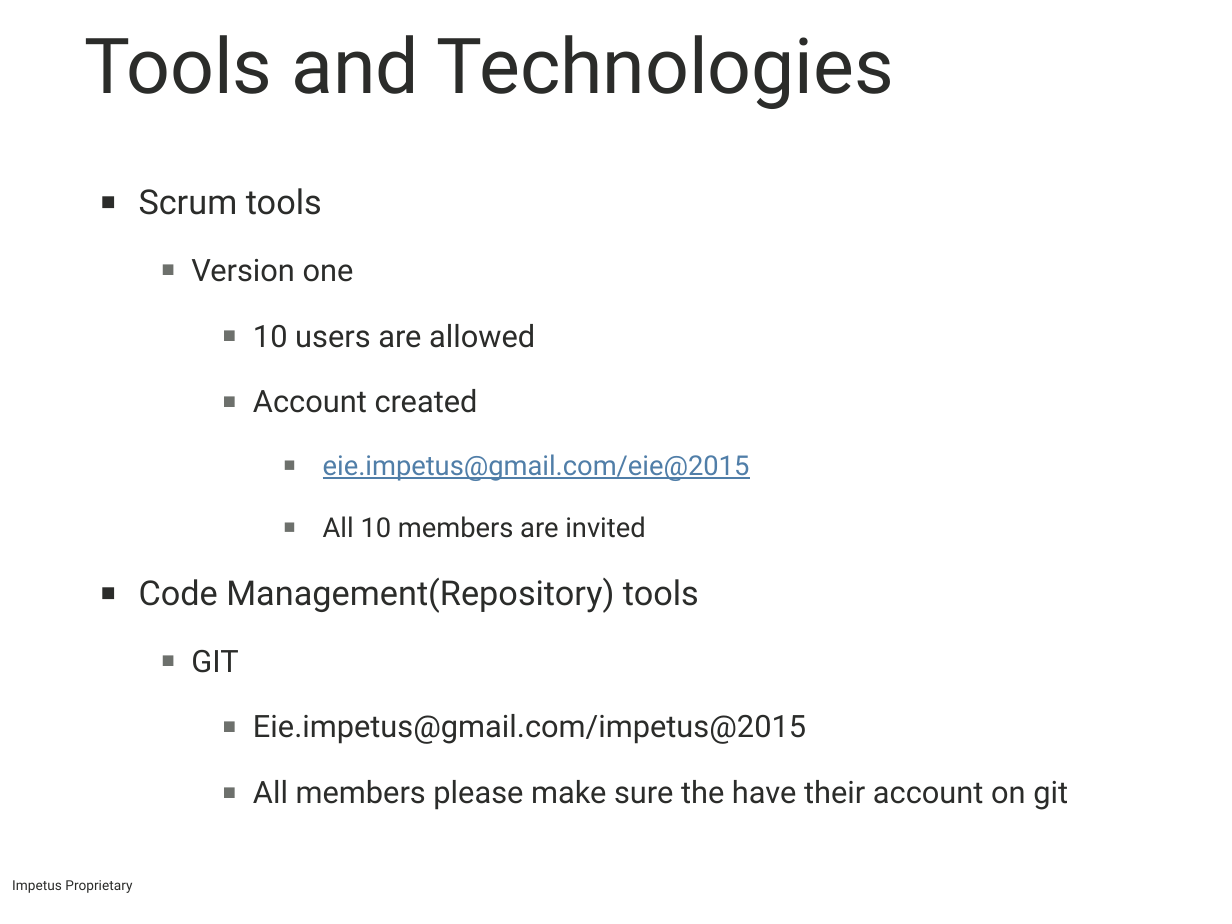
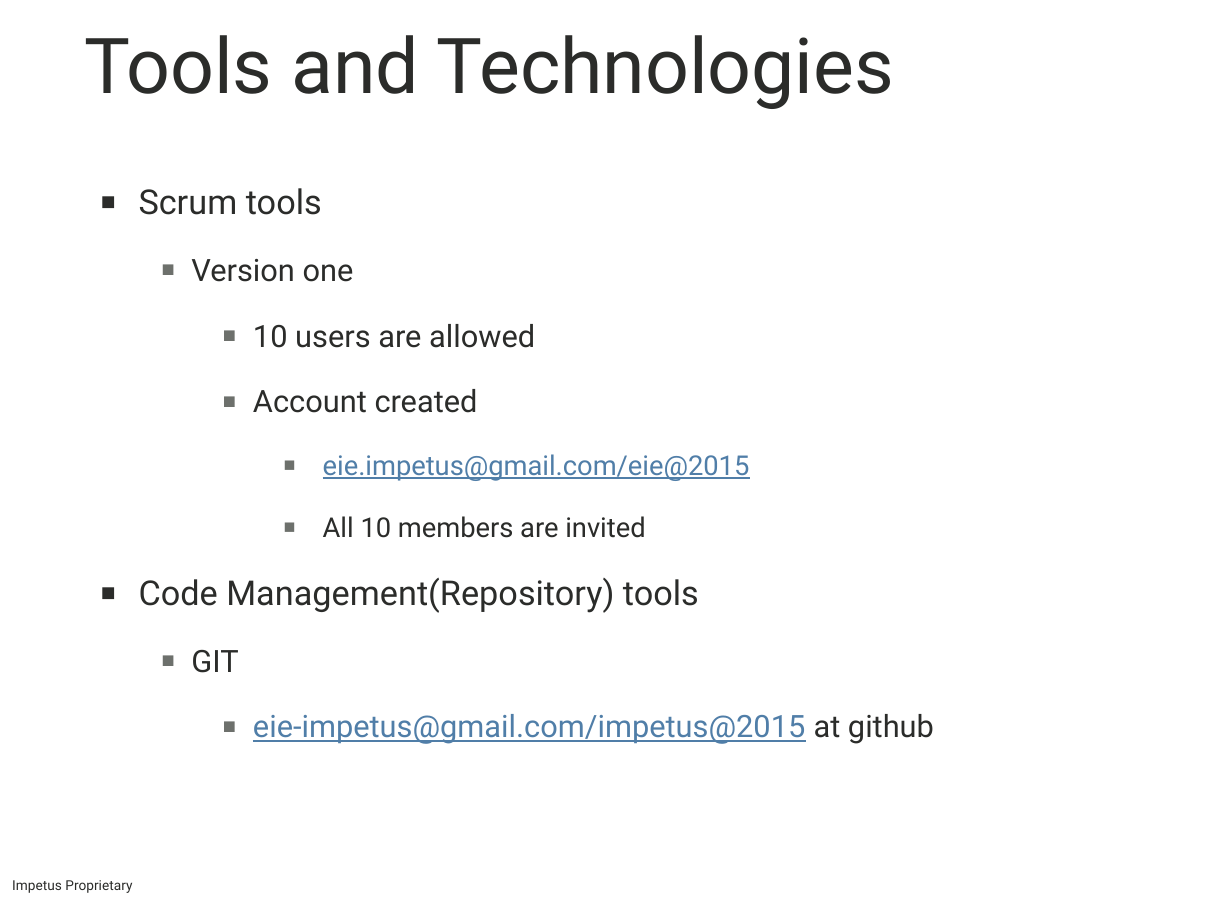
Before and after one commit to eie-impetus/eie, a slide deck: slide 5 of DEMO-SPRINT-0.pptx. Drawn at 1232x924 pixels with LibreOffice and Linux fonts; fonts in the diff are those of the drawing. Boxes give left, top, right and bottom in pixels: in the first picture for what was removed or moved away, otherwise in the second. Text is boxed around its words. In the diff, an @@ line names an element or a change of style, - is before the commit and + after.

Commit message:
Minor update

```diff
--- a/DEMO-SPRINT-0.pptx
+++ b/DEMO-SPRINT-0.pptx
@@ text at [253,714,934,744]: text changed; text colour #2B2C2A to #507EA8 @@
-    ▪ Eie.impetus@gmail.com/impetus@2015
-    ▪ All members please make sure the have their account on git
+    ▪ eie-impetus@gmail.com/impetus@2015 at github
```
